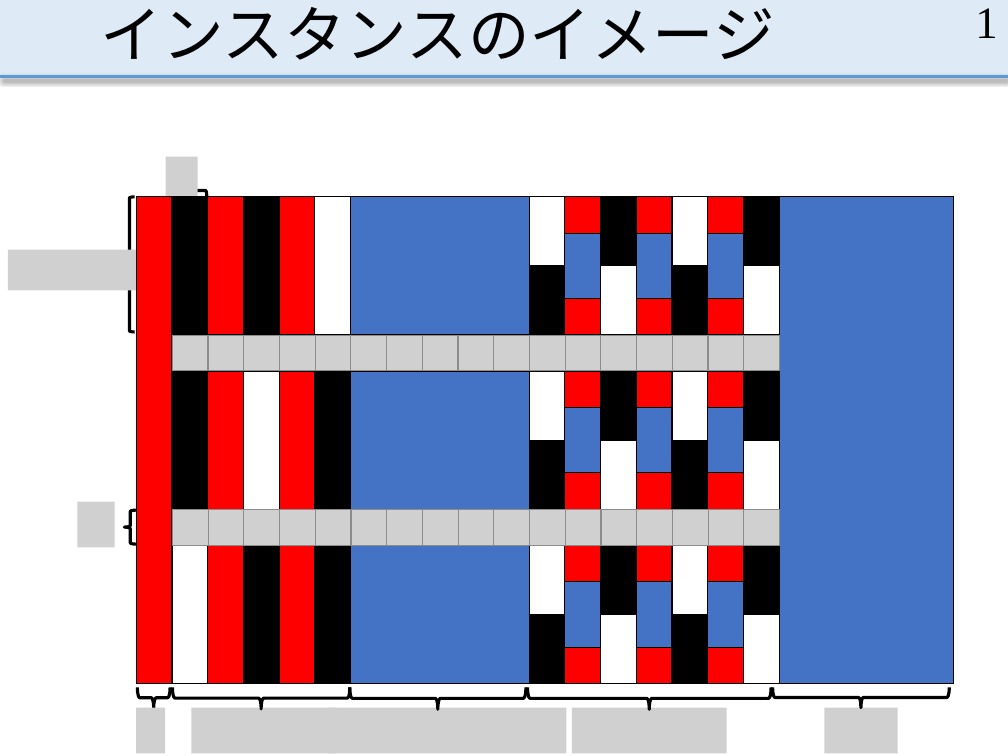
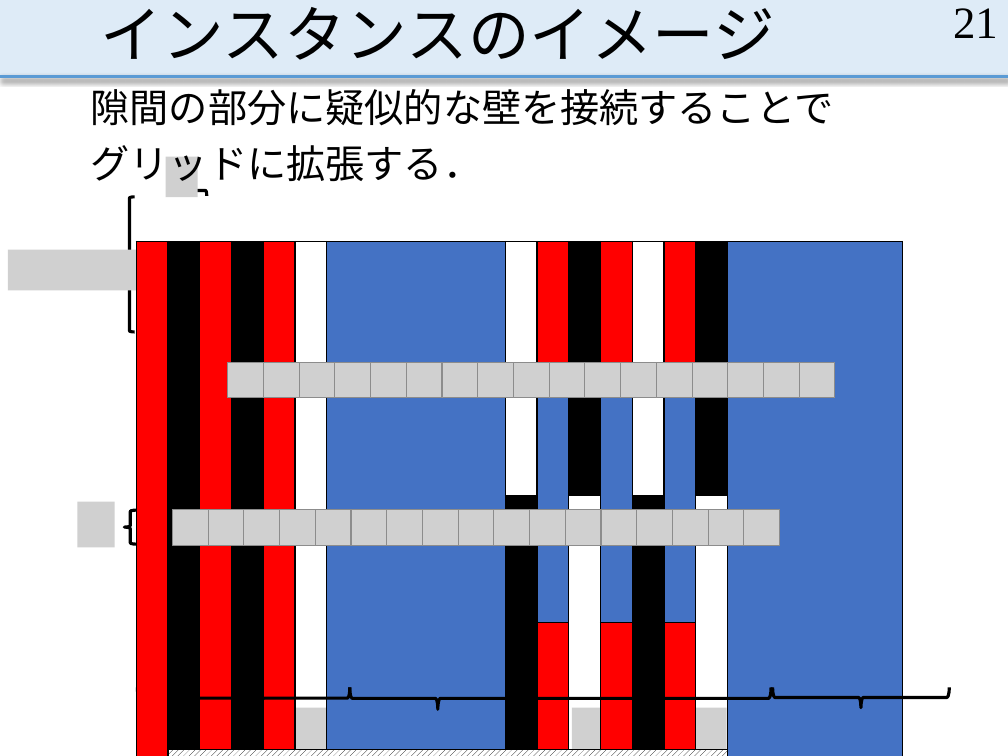
Before and after one commit to MasayaOda/SR, a slide deck: slide 21 of 190513oda.pptx (slide 1 before the commit). Drawn at 1008x756 pixels with LibreOffice and Linux fonts; fonts in the diff are those of the drawing; grey boxes stand for pictures. Boxes give left, top, right and bottom in pixels: in the first picture for what was removed or moved away, otherwise in the second. Text is boxed around its words. In the diff, an @@ line names an element or a change of style, - is before the commit and + after.

```diff
--- a/190513oda.pptx
+++ b/190513oda.pptx
@@ page number at <box>953,8,998,38</box>: text changed @@
-1
+21
@@ text added at <box>91,82,834,189</box>, 28 pt, text #000000 @@
+隙間の部分に疑似的な壁を接続することで
+グリッドに拡張する．
@@ table: place and size @@
-table at <box>136,197,948,683</box>
+table at <box>136,242,895,756</box>
@@ 17 pictures: place and size @@
-17 pictures at <box>172,336,779,371</box>
+17 pictures at <box>228,362,835,397</box>
```
Also in this commit, not shown: 11 other slides changed, 12 slides added, 22 slides removed.
